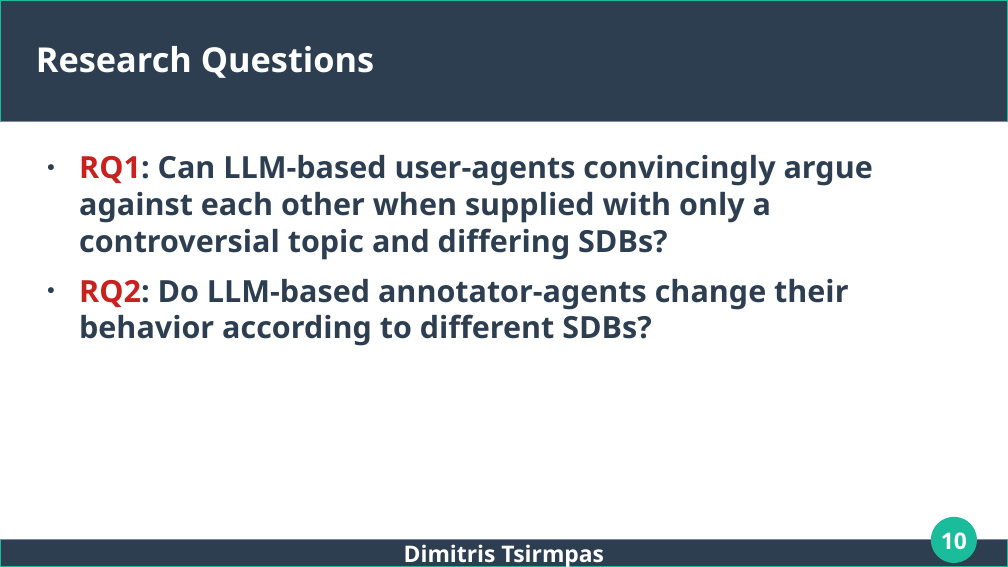
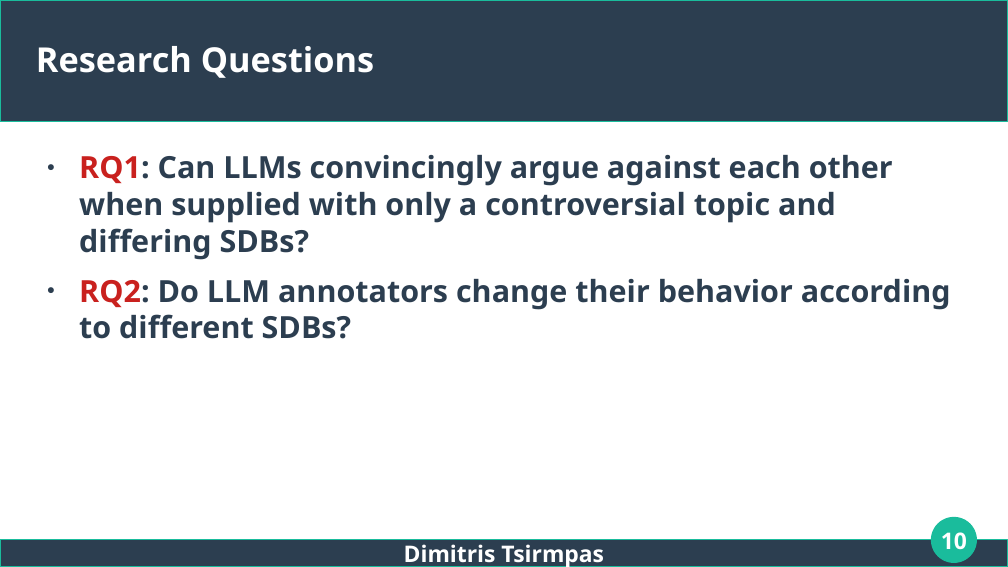
Before and after one commit to dimits-ts/llm_moderation_research, a slide deck: slide 10 of presentations/thesis.odp. Drawn at 1008x567 pixels with LibreOffice and Linux fonts; fonts in the diff are those of the drawing. Boxes give left, top, right and bottom in pixels: in the first picture for what was removed or moved away, otherwise in the second. Text is boxed around its words. In the diff, an @@ line names an element or a change of style, - is before the commit and + after.

```diff
--- a/presentations/thesis.odp
+++ b/presentations/thesis.odp
@@ text at (x1=79, y1=155, x2=951, y2=339): text changed @@
-● RQ1: Can LLM-based user-agents convincingly argue against each other when supplied with only a controversial topic and differing SDBs?
-● RQ2: Do LLM-based annotator-agents change their behavior according to different SDBs?
+● RQ1: Can LLMs convincingly argue against each other when supplied with only a controversial topic and differing SDBs?
+● RQ2: Do LLM annotators change their behavior according to different SDBs?
```
Also in this commit, not shown: 13 other slides changed, 1 slide added, 7 slides removed, 8 other files.
